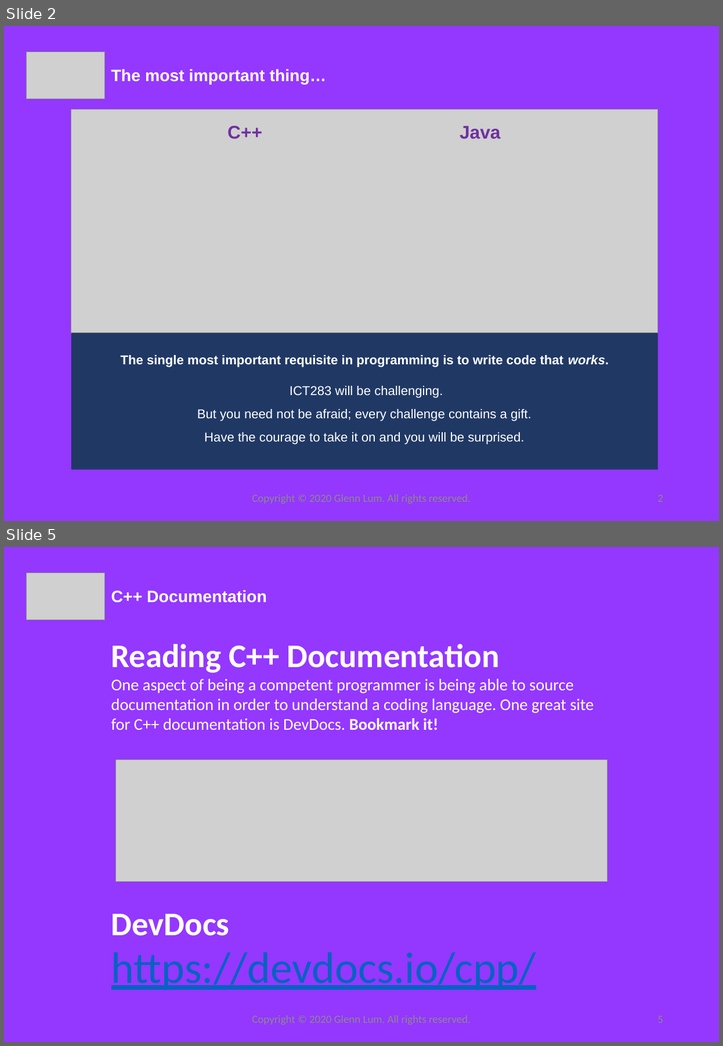
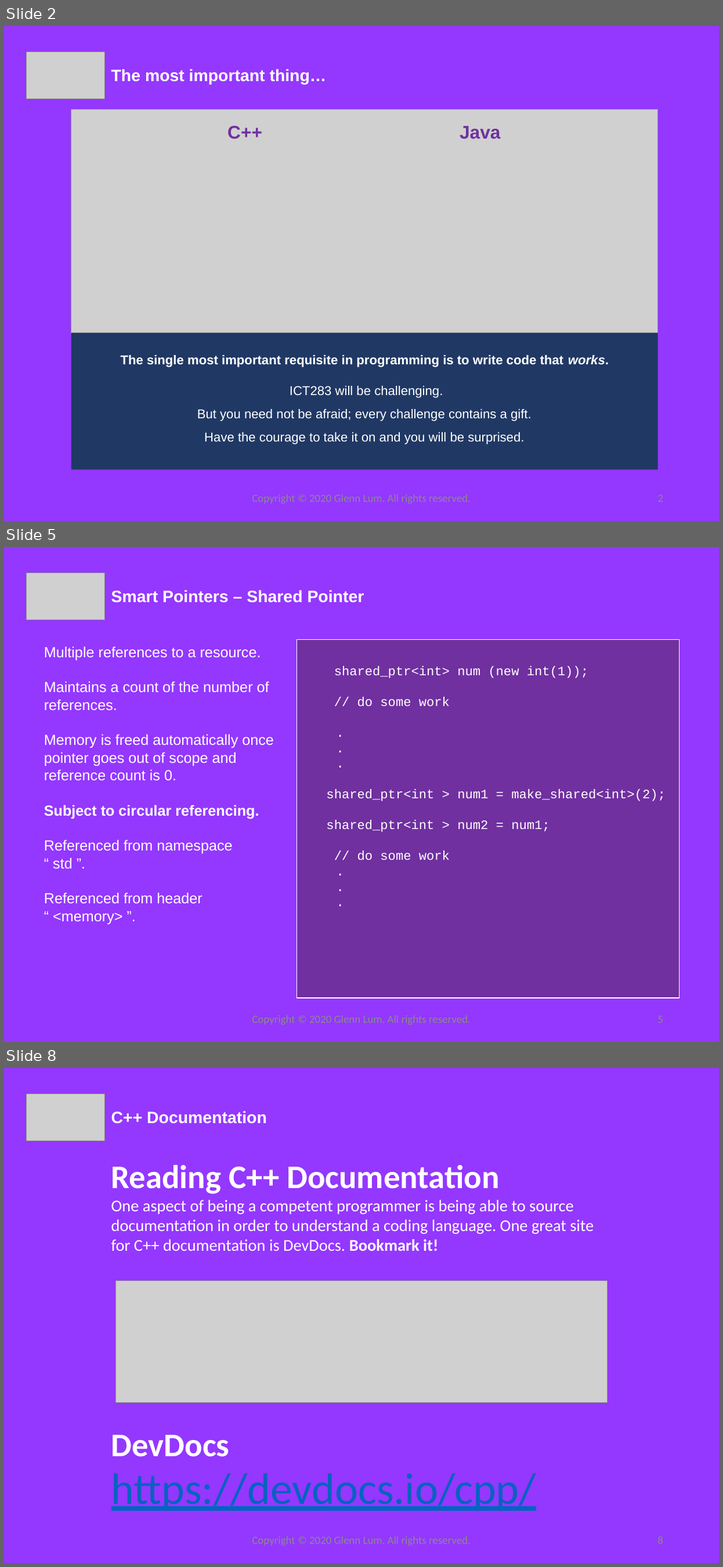
Before and after one commit to EvoDest/resources, a slide deck: PASS_11/PASS_11.pptx. Shown one above the other, each under a label of ours: slides 2 and 5 before the commit, slides 2, 5 and 8 after it; the slides between them are not shown. The pictures are 723x1046 and 723x1567 pixels, drawn with LibreOffice and Linux fonts; fonts in the diff are those of the drawing; grey boxes stand for pictures. Boxes give left, top, right and bottom in pixels: in the first picture for what was removed or moved away, otherwise in the second. Text is boxed around its words. In the diff, an @@ line names an element or a change of style, - is before the commit and + after.

```diff
--- a/PASS_11/PASS_11.pptx
+++ b/PASS_11/PASS_11.pptx
@@ slide 5 added at (4,547,719,1042), background #9437FF @@
@@ picture added at (27,573,104,620) @@
@@ text added at (111,590,364,603), 18 pt, text #FFFFFF, bold @@
+Smart Pointers – Shared Pointer
@@ text added at (44,646,274,924), 16 pt, text #FFFFFF @@
+Multiple references to a resource.
+Maintains a count of the number of references.
+Memory is freed automatically once pointer goes out of scope and reference count is 0.
+Subject to circular referencing.
+Referenced from namespace
+“ std ”.
+Referenced from header
+“ <memory> ”.
@@ rectangle added at (297,639,680,998), fill #7030A0, outline #FFFFFF 1 pt, 14 pt, text #FFFFFF @@
+shared_ptr<int> num (new int(1));
+// do some work
+.
+.
+.
+shared_ptr<int > num1 = make_shared<int>(2);
+shared_ptr<int > num2 = num1;
+// do some work
+.
+.
+.
@@ text added at (252,1015,470,1024), 12 pt, text #8C8C8C @@
+Copyright © 2020 Glenn Lum. All rights reserved.
@@ page number added at (657,1016,663,1023), 12 pt, text #8C8C8C @@
+5
@@ what was slide 5 is now slide 8 @@
@@ page number at (657,1536,663,1544): text changed @@
-5
+8
```
Also in this commit, not shown: 2 slides changed, 3 other slides added, 1 slide removed, 1 other file.
